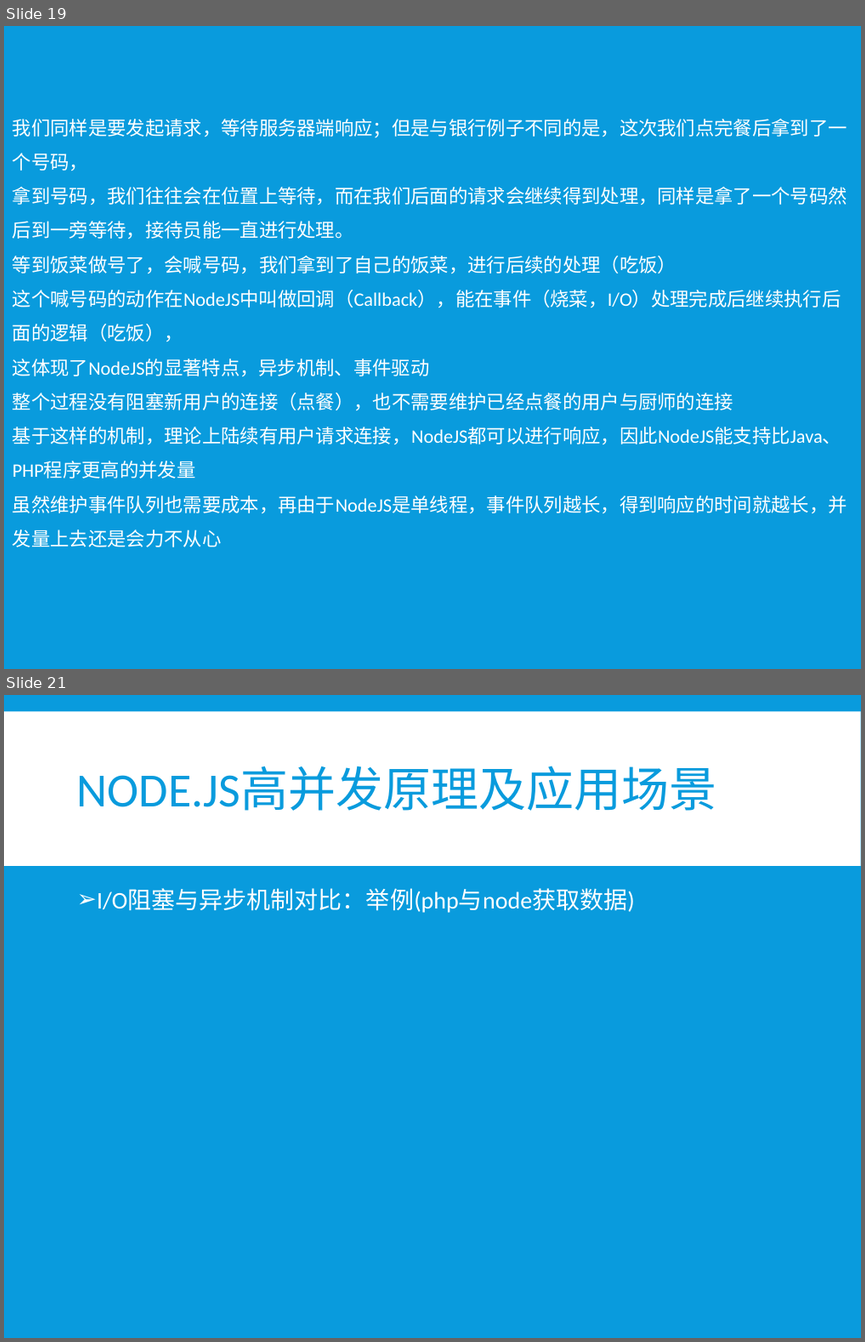
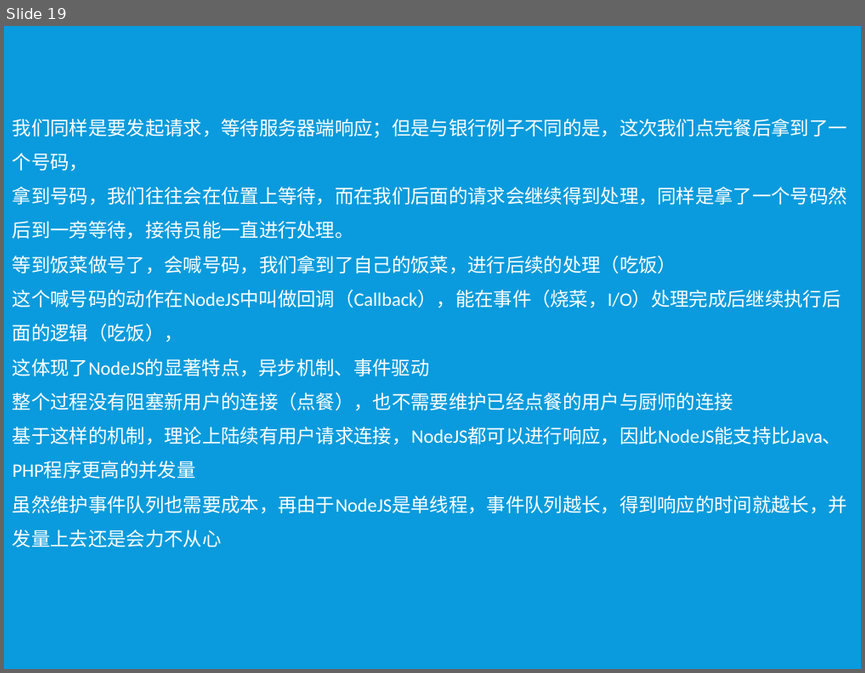
Before and after one commit to xiayu1986/webLearn, a slide deck: mix/技术分享/NODE技术分享.pptx. Shown one above the other, each under a label of ours: slides 19 and 21 before the commit, slide 19 after it; the slides between them are not shown. The pictures are 865x1342 and 865x673 pixels, drawn with LibreOffice and Linux fonts; fonts in the diff are those of the drawing. Boxes give left, top, right and bottom in pixels: in the first picture for what was removed or moved away, otherwise in the second. Text is boxed around its words. In the diff, an @@ line names an element or a change of style, - is before the commit and + after.

```diff
--- a/mix/技术分享/NODE技术分享.pptx
+++ b/mix/技术分享/NODE技术分享.pptx
@@ slide 21 removed at (x1=4, y1=695, x2=861, y2=1338), background #099BDD @@
@@ rectangle removed at (x1=4, y1=711, x2=861, y2=866) @@
@@ title removed at (x1=77, y1=766, x2=717, y2=811) @@
-NODE.JS高并发原理及应用场景
@@ text removed at (x1=97, y1=888, x2=635, y2=913) @@
-➢ I/O阻塞与异步机制对比：举例(php与node获取数据)
```
Also in this commit, not shown: 2 slides changed, 3 slides added, 1 other slide removed, 9 other files.
